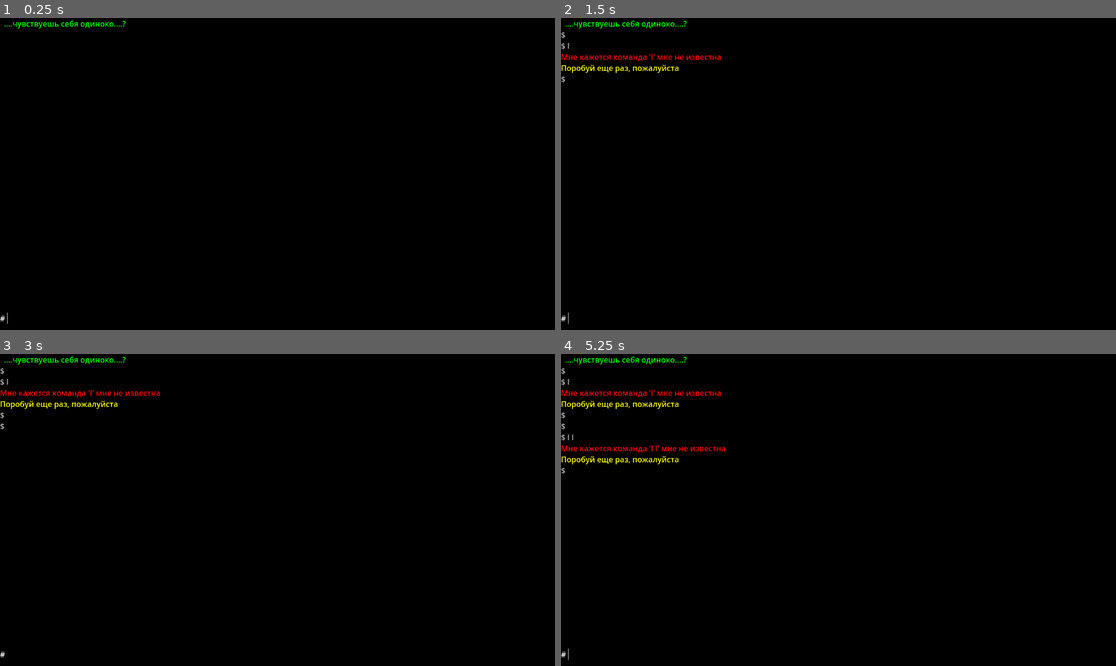
Above: before the commit, frames 1-4 (two rows, left to right).
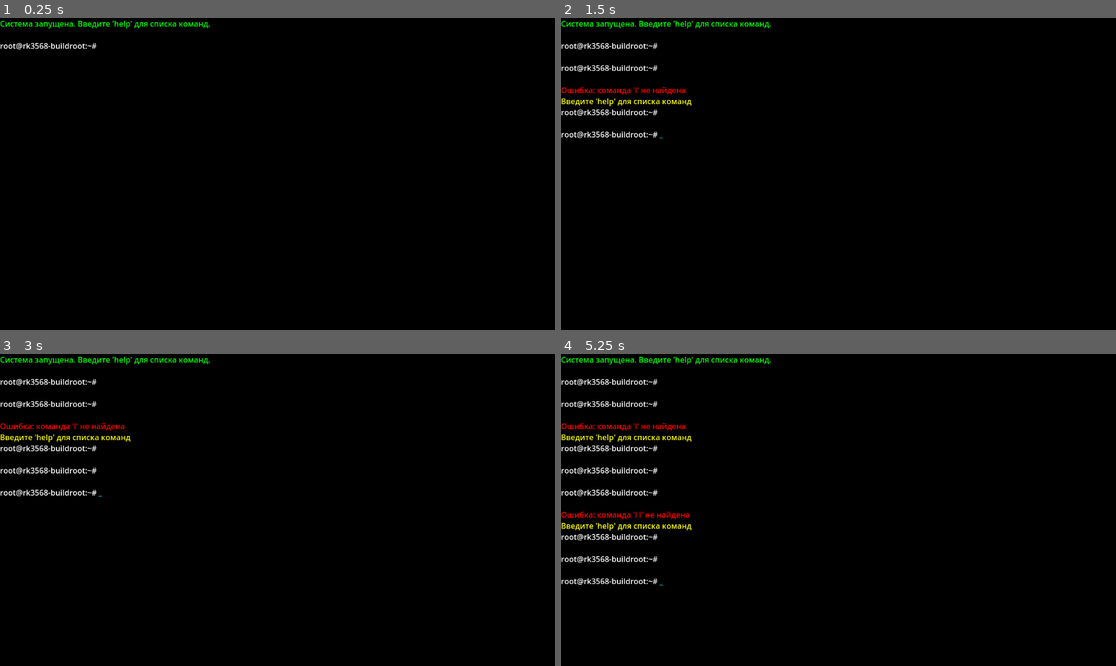
Above: after the commit, the same moments.

Repository: MrSurrf/Musor_game_first
Game: Godot game, scene res://Terminal_2.tscn
Same seed, same stepped clock (60 frames per second), same inputs: the game is played once before the commit and once after it. Before the commit the project starts from res://Terminal.tscn.
Inputs:
- Up to frame 1 (0.25 s): no input
- Up to frame 2 (1.5 s): tap Enter at 0.5, 0.8, 1.35 s; tap L at 0.6 s
- Up to frame 3 (3 s): tap Backspace at 1.55, 2.1 s; tap Space at 2 s; tap Delete at 2.3, 2.85 s; tap Enter at 2.75 s
- Up to frame 4 (5.25 s): tap L at 3.05, 3.6 s; tap Space at 3.5 s; tap Enter at 3.8, 4.35, 5 s; tap Escape at 4.15 s; tap Backspace at 4.55, 5.1 s

The runs differ from the first frame. In frame 1, 0.7% of the frame differs, in the area x 0-38%, y 0-98%; in frame 2, 2.2%; in frame 3, 2.4%; in frame 4, 3.9%.

Commit message:
вторая версия

Diff:
--- /dev/null
+++ b/Terminal_2.tscn
@@ -0,0 +1,35 @@
+[gd_scene load_steps=3 format=3 uid="uid://b7c4wdyowjbgu"]
+
+[ext_resource type="Script" uid="uid://bhwxp1cphyc6h" path="res://control_2.gd" id="1_fu1yf"]
+[ext_resource type="AudioStream" uid="uid://d0t5hllag4lwg" path="res://sound/sfx-5.mp3" id="2_x7a3p"]
+
+[node name="Control" type="Control"]
+layout_mode = 3
+anchors_preset = 15
+anchor_right = 1.0
+anchor_bottom = 1.0
+grow_horizontal = 2
+grow_vertical = 2
+script = ExtResource("1_fu1yf")
+
+[node name="Background" type="ColorRect" parent="."]
+layout_mode = 1
+anchors_preset = 15
+anchor_right = 1.0
+anchor_bottom = 1.0
+grow_horizontal = 2
+grow_vertical = 2
+color = Color(0, 0, 0, 1)
+
+[node name="Terminal" type="RichTextLabel" parent="."]
+layout_mode = 1
+anchors_preset = 15
+anchor_right = 1.0
+anchor_bottom = 1.0
+grow_horizontal = 2
+grow_vertical = 2
+bbcode_enabled = true
+scroll_following = true
+
+[node name="ErrorSound" type="AudioStreamPlayer" parent="."]
+stream = ExtResource("2_x7a3p")
--- a/control.gd
+++ b/control.gd
@@ -44,7 +44,7 @@
 	command_input.grab_focus()
 
 	# Приветственное сообщение
-	print_terminal("[color=green]....чувствуешь себя одиноко....?[/color]")
+	print_terminal("[color=green]_[/color]")
 
 
 	# Мерцающий курсор
@@ -112,8 +112,24 @@
 			change_background_color(color_black)
 
 		"exit":
-			print_terminal("[color=red]Пока...возвращайся[/color]")
-			await get_tree().create_timer(1.0).timeout
+			#print_terminal("[color=red]возвращайся[/color]")
+			print_terminal("[color=white]
+			⠣⡑⡕⡱⡸⡀⡢⡂⢨⠀⡌⠀⠀⠀⠀⠀⠀
+⠀⠀⠀⠀⠀⠀⠀⡕⢅⠕⢘⢜⠰⣱⢱⢱⢕⢵⠰⡱⡱⢘⡄⡎⠌⡀⠀⠀⠀⠀
+⠀⠀⠀⠀⠀⠀⠱⡸⡸⡨⢸⢸⢈⢮⡪⣣⣣⡣⡇⣫⡺⡸⡜⡎⡢⠀⠀⠀⠀⠀
+⠀⠀⠀⠀⠀⠀⢱⢱⠵⢹⢸⢼⡐⡵⣝⢮⢖⢯⡪⡲⡝⠕⣝⢮⢪⢀⠀⠀⠀⠀
+⠀⠀⠀⠀⢀⠂⡮⠁⠐⠀⡀⡀⠑⢝⢮⣳⣫⢳⡙⠐⠀⡠⡀⠀⠑⠀⠀⠀⠀⠀
+⠀⠀⠀⠀⢠⠣⠐⠀       [color=red]возвращайся[/color]⡀   .⠈⡈⠀⡀⠀⠀
+⠀⠀⠀⠀⠐⡝⣕⢄⡀⠑⢙⠉⠁⡠⡣⢯⡪⣇⢇⢀⠀⠡⠁⠁⡠⡢⠡⠀⠀⠀
+⠀⠀⠀⠀⠀⢑⢕⢧⣣⢐⡄⣄⡍⡎⡮⣳⢽⡸⡸⡊⣧⣢⠀⣕⠜⡌⠌⠀⠀⠀
+⠀⠀⠀⠀⠀⠀⠌⡪⡪⠳⣝⢞⡆⡇⡣⡯⣞⢜⡜⡄⡧⡗⡇⠣⡃⡂⠀⠀⠀⠀
+⠀⠀⠀⠀⠀⠀⠀⠨⢊⢜⢜⣝⣪⢪⠌⢩⢪⢃⢱⣱⢹⢪⢪⠊⠀⠀⠀⠀⠀⠀
+⠀⠀⠀⠀⠀⠀⠀⠀⠐⠡⡑⠜⢎⢗⢕⢘⢜⢜⢜⠜⠕⠡⠡⡈⠀⠀⠀⠀⠀⠀
+⠀⠀⠀⠀⠀⠀⠀⠀⠀⠁⡢⢀⠈⠨⣂⡐⢅⢕⢐⠁⠡⠡⢁⠀⠀⠀⠀⠀⠀⠀
+⠀⠀⠀⠀⠀⠀⠀⠀⠀⠀⢈⠢⠀⡀⡐⡍⢪⢘⠀⠀⠡⡑⡀⠀⠀⠀⠀⠀⠀⠀
+⠀⠀⠀⠀⠀⠀⠀⠀⠀⠀⠀⠨⢂⠀⠌⠘⢜⠘⠀⢌⠰⡈⠀⠀⠀⠀⠀⠀⠀⠀
+⠀⠀⠀⠀⠀⠀⠀⠀⠀⠀⠀⠀⢑⢸⢌⢖⢠⢀⠪⡂[/color]")
+			await get_tree().create_timer(0.7).timeout
 			get_tree().quit()
 
 		_:
--- /dev/null
+++ b/control_2.gd
@@ -0,0 +1,229 @@
+extends Control
+
+@onready var terminal: RichTextLabel = $Terminal
+@onready var background: ColorRect = $Background
+@onready var error_sound: AudioStreamPlayer = $ErrorSound
+
+
+# Цвета для разных состояний
+var color_black = Color(0.0, 0.0, 0.0, 1.0)
+var color_blue = Color(0.0, 0.2, 0.6)
+var color_green = Color(0.0, 0.3, 0.0)
+var color_red = Color(0.3, 0.0, 0.0)
+
+# Состояние терминала
+var terminal_text = ""
+var current_command = ""
+var prompt = "root@rk3568-buildroot:~# "
+var mc_mode = false
+var shake_tween = null
+
+# Словарь с командами
+var commands = {
+	"mc": "запускает Midnight Commander (меняет фон на синий)",
+	"top": "показывает системные процессы",
+	"ls": "показывает список файлов",
+	"help": "показывает список доступных команд",
+	"clear": "очищает терминал",
+	"exit": "выход из системы"
+}
+
+
+func _ready():
+	# Подключаем обработку ввода
+	set_process_unhandled_input(true)
+
+	# Инициализируем терминал
+	terminal.bbcode_enabled = true
+	terminal.scroll_following = true
+	terminal.custom_minimum_size = Vector2(800, 600)
+
+	# Выводим приветствие
+	append_terminal("[color=green]Система запущена. Введите 'help' для списка команд.[/color]")
+	append_terminal("")
+	append_terminal(prompt)
+
+	# Устанавливаем фокус на сцену
+	grab_focus()
+
+func _unhandled_input(event: InputEvent):
+	if event is InputEventKey and event.pressed:
+
+		# Проверяем комбинацию Ctrl+L
+		if event.ctrl_pressed and event.keycode == KEY_L:
+			# Очищаем терминал (как в Linux Ctrl+L)
+			terminal_text = ""
+			terminal.clear()
+			current_command = ""
+			append_terminal(prompt)
+			get_viewport().set_input_as_handled()
+
+		match event.keycode:
+			KEY_ESCAPE:
+				if mc_mode:
+					change_background_color(color_black)
+					mc_mode = false
+					append_terminal("[color=gray]Режим mc закрыт, фон черный.[/color]")
+					append_terminal("")
+					append_terminal(prompt)
+					current_command = ""
+					update_terminal_display()
+				get_viewport().set_input_as_handled()
+
+			KEY_ENTER:
+				# Отправляем команду
+				send_command()
+				get_viewport().set_input_as_handled()
+
+			KEY_BACKSPACE:
+				# Удаляем последний символ из команды
+				if current_command.length() > 0:
+					current_command = current_command.substr(0, current_command.length() - 1)
+					update_terminal_display()
+				get_viewport().set_input_as_handled()
+
+			KEY_DELETE:
+				# Очищаем текущую команду полностью
+				current_command = ""
+				update_terminal_display()
+				get_viewport().set_input_as_handled()
+
+
+			_:
+				# Если нажата обычная клавиша с символом
+				if event.unicode > 0:
+					var char = char(event.unicode)
+					current_command += char
+					update_terminal_display()
+					get_viewport().set_input_as_handled()
+
+func update_terminal_display():
+	# Обновляем дисплей с текущей командой и курсором
+	terminal.clear()
+	terminal.append_text(terminal_text)
+
+	# Выводим текущую строку ввода с курсором
+	var display_line = current_command + "[color=cyan]_[/color]"
+	terminal.append_text(display_line)
+
+	# Прокручиваем вниз
+	await get_tree().process_frame
+	terminal.scroll_to_line(terminal.get_line_count())
+
+func append_terminal(text: String):
+	# Добавляем текст в буфер терминала
+	if terminal_text != "":
+		terminal_text += "\n"
+	terminal_text += text
+
+	# Обновляем дисплей
+	terminal.clear()
+	terminal.append_text(terminal_text)
+	terminal.scroll_to_line(terminal.get_line_count())
+
+func send_command():
+	# Сохраняем введённую команду
+	var command = current_command.strip_edges().to_lower()
+
+	# Выводим команду (она уже видна, но полностью)
+	terminal_text += "\n"
+
+	if command == "":
+		# Если команда пуста, просто выводим новое приглашение
+		append_terminal(prompt)
+		current_command = ""
+		update_terminal_display()
+		return
+
+	# Обрабатываем команду
+	process_command(command)
+
+	# Выводим новое приглашение
+	append_terminal(prompt)
+	current_command = ""
+	update_terminal_display()
+
+func process_command(command: String):
+	var words = command.split(" ", false)
+	if words.size() == 0:
+		return
+
+	var main_command = words[0]
+
+	match main_command:
+		"mc":
+			change_background_color(color_blue)
+			mc_mode = true
+			append_terminal("[color=cyan]Midnight Commander активирован![/color]")
+			append_terminal("[color=cyan]╔════════════════════════════════════╗[/color]")
+			append_terminal("[color=cyan]║   Файловый менеджер активен       ║[/color]")
+			append_terminal("[color=cyan]╚════════════════════════════════════╝[/color]")
+
+		"top":
+			change_background_color(color_green)
+			append_terminal("[color=lime]Список процессов:[/color]")
+			append_terminal("PID  USER    CPU%  MEM%  COMMAND")
+			append_terminal("1    root     0.1   0.5  /sbin/init")
+			append_terminal("42   ai_core  15.3  23.1  neural_process")
+			append_terminal("127  system   2.1   8.4   consciousness.exe")
+
+		"ls":
+			append_terminal("[color=white]Содержимое директории:[/color]")
+			append_terminal("memories/    thoughts/    logs/")
+			append_terminal("config.sys   neural.dat   soul.bin")
+
+		"help":
+			append_terminal("[color=yellow]Доступные команды:[/color]")
+			for cmd in commands.keys():
+				append_terminal("  [color=cyan]" + cmd + "[/color] - " + commands[cmd])
+
+		"clear":
+			terminal_text = ""
+			terminal.clear()
+			change_background_color(color_black)
+			current_command = ""
+			append_terminal(prompt)
+			update_terminal_display()
+
+		"exit":
+			append_terminal("[color=red]Завершение работы...[/color]")
+			await get_tree().create_timer(1.0).timeout
+			get_tree().quit()
+
+		_:
+			# Неизвестная команда - эффект ошибки
+			append_terminal("[color=red]Ошибка: команда '" + command + "' не найдена[/color]")
+			append_terminal("[color=yellow]Введите 'help' для списка команд[/color]")
+			play_error_feedback()
+
+func play_error_feedback():
+	# Запускаем звук ошибки
+	if error_sound:
+		error_sound.play()
+
+	# Запускаем shake анимацию экрана
+	shake_screen()
+
+func shake_screen():
+	if shake_tween != null and shake_tween.is_valid():
+		return
+
+	shake_tween = create_tween()
+	var shake_amount = 8
+	var shake_duration = 0.02
+	var original_pos = self.position
+
+	shake_tween.tween_property(self, "position", original_pos + Vector2(shake_amount, 0), shake_duration)
+	shake_tween.tween_property(self, "position", original_pos + Vector2(-shake_amount, 0), shake_duration).set_delay(shake_duration)
+	shake_tween.tween_property(self, "position", original_pos + Vector2(0, shake_amount), shake_duration).set_delay(shake_duration * 2)
+	shake_tween.tween_property(self, "position", original_pos + Vector2(0, -shake_amount), shake_duration).set_delay(shake_duration * 3)
+	shake_tween.tween_property(self, "position", original_pos, shake_duration).set_delay(shake_duration * 4)
+
+	shake_tween.connect("finished", Callable(self, "_on_shake_finished"))
+
+func _on_shake_finished():
+	self.position = Vector2.ZERO
+
+func change_background_color(new_color: Color):
+	var tween = create_tween()
+	tween.tween_property(background, "color", new_color, 0.5)
--- a/project.godot
+++ b/project.godot
@@ -11,6 +11,6 @@
 [application]
 
 config/name="Новый игровой проект"
-run/main_scene="uid://bh28cxrfd8kvs"
+run/main_scene="uid://b7c4wdyowjbgu"
 config/features=PackedStringArray("4.5", "Forward Plus")
 config/icon="res://icon.svg"
Not shown, added: control_2.gd.uid
